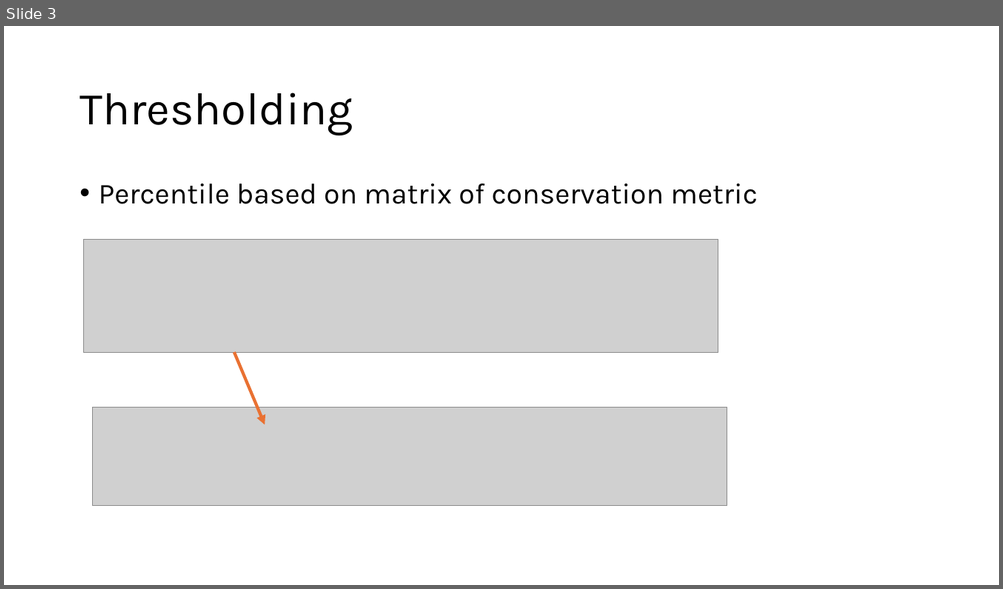
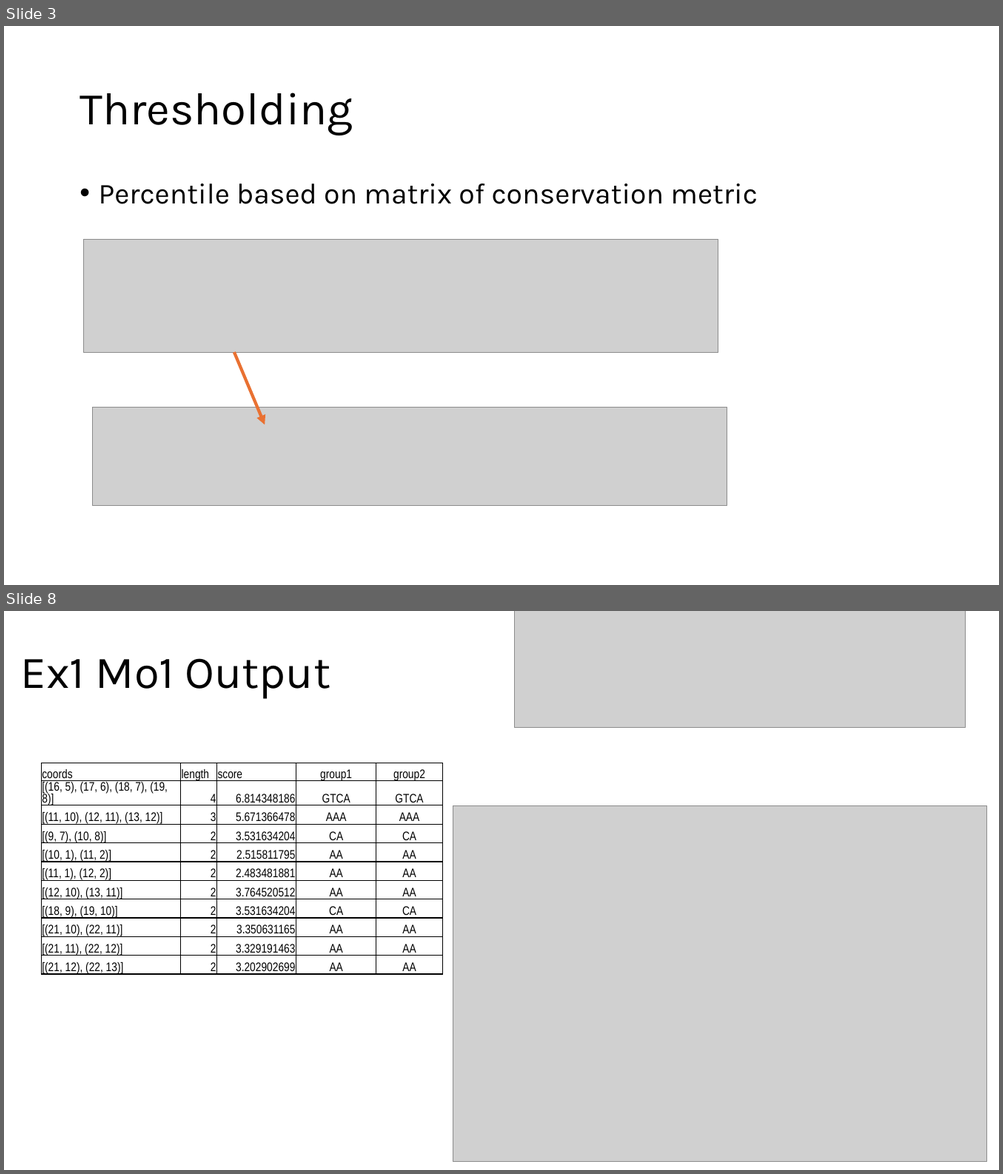
Before and after one commit to eshin21/drippy, a slide deck: Presentations/May Motif Gallery.pptx. Shown one above the other, each under a label of ours: slide 3 before the commit, slides 3 and 8 after it; the slides between them are not shown. The pictures are 1003x589 and 1003x1174 pixels, drawn with LibreOffice and Linux fonts; fonts in the diff are those of the drawing; grey boxes stand for pictures. Boxes give left, top, right and bottom in pixels: in the first picture for what was removed or moved away, otherwise in the second. Text is boxed around its words. In the diff, an @@ line names an element or a change of style, - is before the commit and + after.

```diff
--- a/Presentations/May Motif Gallery.pptx
+++ b/Presentations/May Motif Gallery.pptx
@@ slide 8 added at (x1=4, y1=611, x2=999, y2=1170), background #FFFFFF @@
@@ picture added at (x1=515, y1=611, x2=965, y2=728) @@
@@ title added at (x1=21, y1=658, x2=331, y2=699), 44 pt, text #000000 @@
+Ex1 Mo1 Output
@@ table added at (x1=41, y1=763, x2=442, y2=980), 11 rows, 5 columns @@
+coords | length | score | group1 | group2
+[(16, 5), (17, 6), (18, 7), (19, 8)] | 4 | 6.814348186 | GTCA | GTCA
+[(11, 10), (12, 11), (13, 12)] | 3 | 5.671366478 | AAA | AAA
+[(9, 7), (10, 8)] | 2 | 3.531634204 | CA | CA
+[(10, 1), (11, 2)] | 2 | 2.515811795 | AA | AA
+[(11, 1), (12, 2)] | 2 | 2.483481881 | AA | AA
+[(12, 10), (13, 11)] | 2 | 3.764520512 | AA | AA
+[(18, 9), (19, 10)] | 2 | 3.531634204 | CA | CA
+[(21, 10), (22, 11)] | 2 | 3.350631165 | AA | AA
+[(21, 11), (22, 12)] | 2 | 3.329191463 | AA | AA
+[(21, 12), (22, 13)] | 2 | 3.202902699 | AA | AA
@@ picture added at (x1=453, y1=806, x2=987, y2=1162) @@
```
Also in this commit, not shown: 2 slides changed, 4 other slides added, 1 slide removed, 5 other files.
